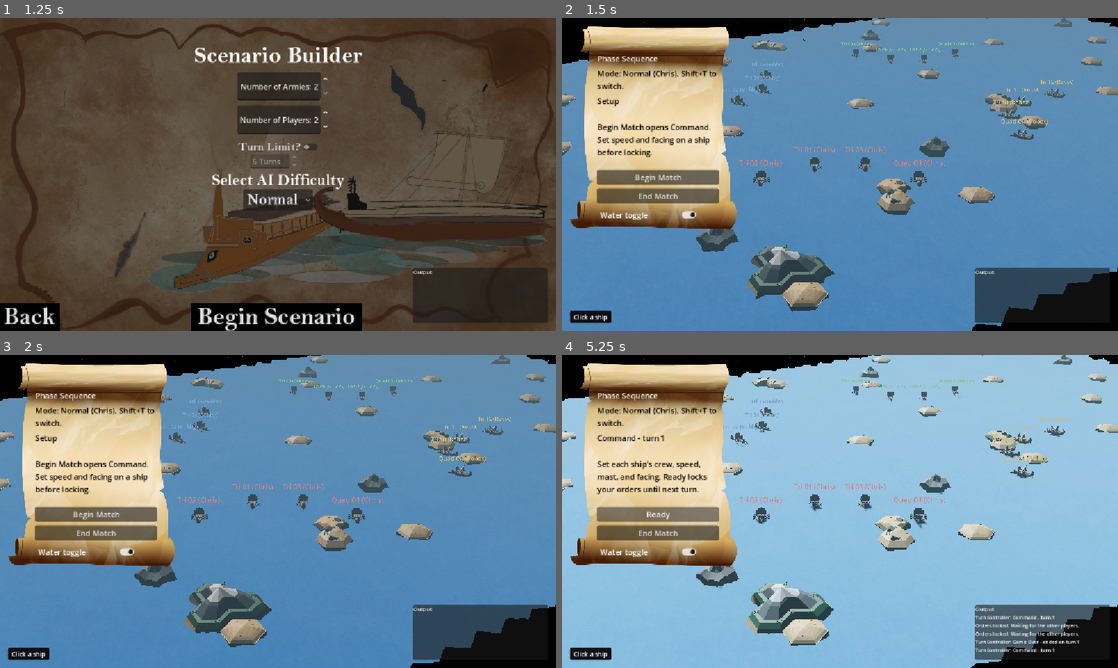
Above: before the commit, frames 1-4 (two rows, left to right).
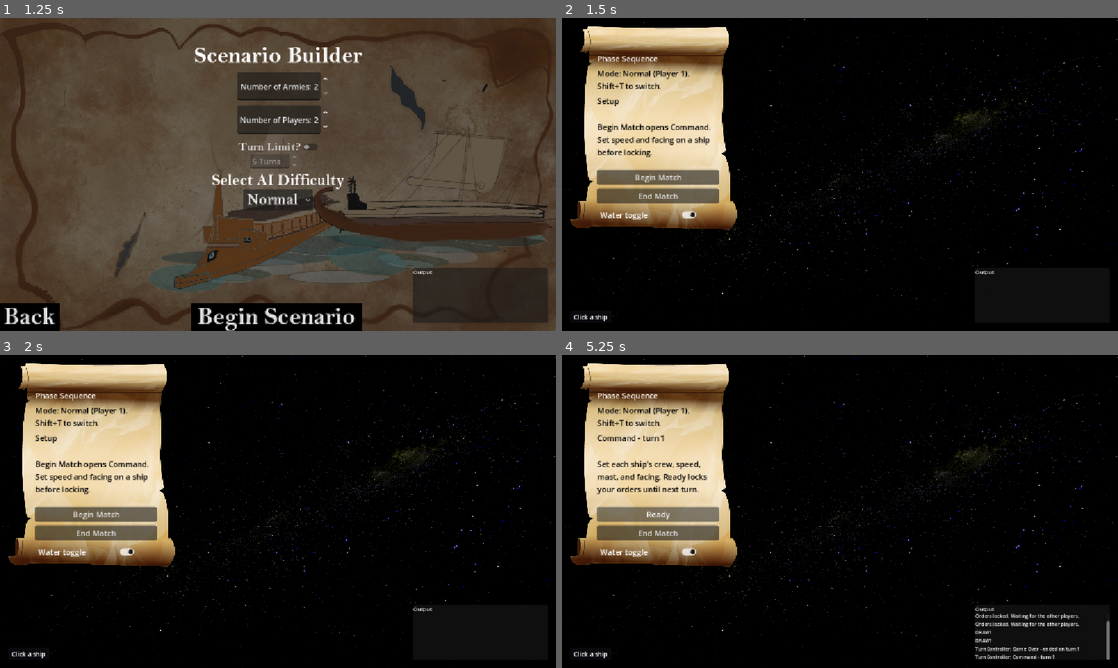
Above: after the commit, the same moments.

Repository: SamEBart/COM_429_RammingSpeed
Game: Godot game, scene res://scenes/title_screen.tscn
The game is run twice, just before and just after one commit, with the same random seed, the same clock (stepped at 60 frames per second) and the same inputs.
Inputs:
- Up to frame 1 (1.25 s): click "Start" at 0.5 s
- Up to frame 2 (1.5 s): click "Begin Scenario" at 1.25 s
- Up to frame 3 (2 s): no input
- Up to frame 4 (5.25 s): click "Begin Match" at 2 s; click "Ready" at 2.75 s; click "Ready" at 3.5 s; click "End Match" at 4.25 s; click "Begin Match" at 5 s

Frame 1 is identical in both runs. In frame 2, 79% of the frame differs, in the area x 0-100%, y 0-100%; in frame 3, 79%; in frame 4, 79%.
Error before the commit: Invalid access to property or key 'mostFlotatersArray' on a base object of type 'CharacterBody3D (Player)'. (res://scripts/Global.gd:295)
Error after the commit: Invalid access to property or key 'difficulty' on a base object of type 'Node3D (Global.gd)'. (res://scripts/WorldGen/world_gen.gd:42)

Commit message:
Finished Scenario Builder

Diff:
--- a/scripts/WorldGen/world_gen.gd
+++ b/scripts/WorldGen/world_gen.gd
@@ -39,6 +39,7 @@
 
 ## Starting point: Generate a random seed, create the tiles, place POI's
 func _ready() -> void:
+	print(Global.difficulty)
 	init_seed()
 	generate_world()
 
@@ -47,7 +48,7 @@
 	var team_tiles: Array = []
 	var tri_count := 0
 	var quad_count := 0
-	for i in SPAWN_PLAYERS.size():
+	for i in Global.totalPlayers:
 		var info: Dictionary = SPAWN_PLAYERS[i]
 
 		var isCPU = false
